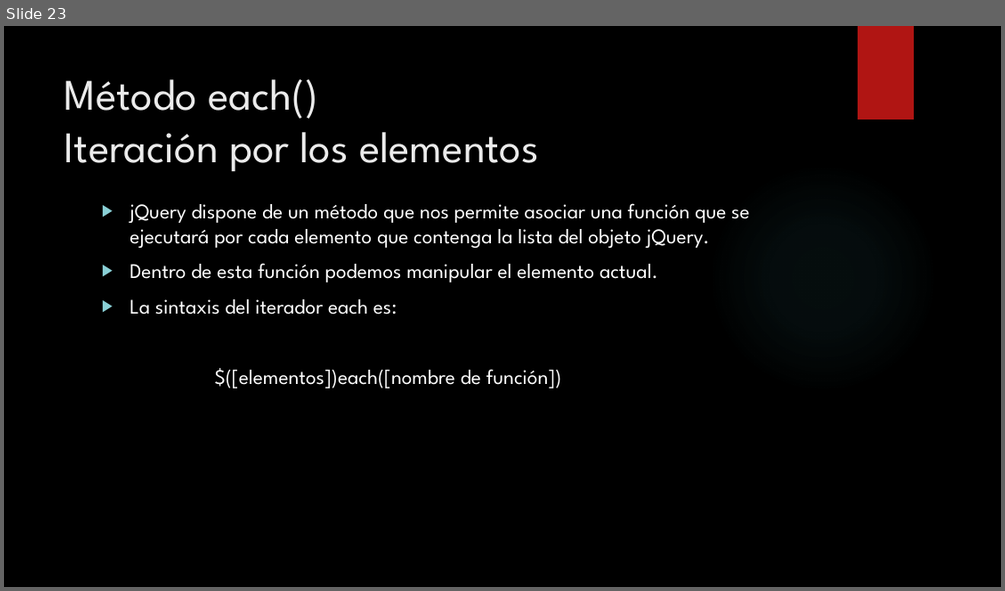
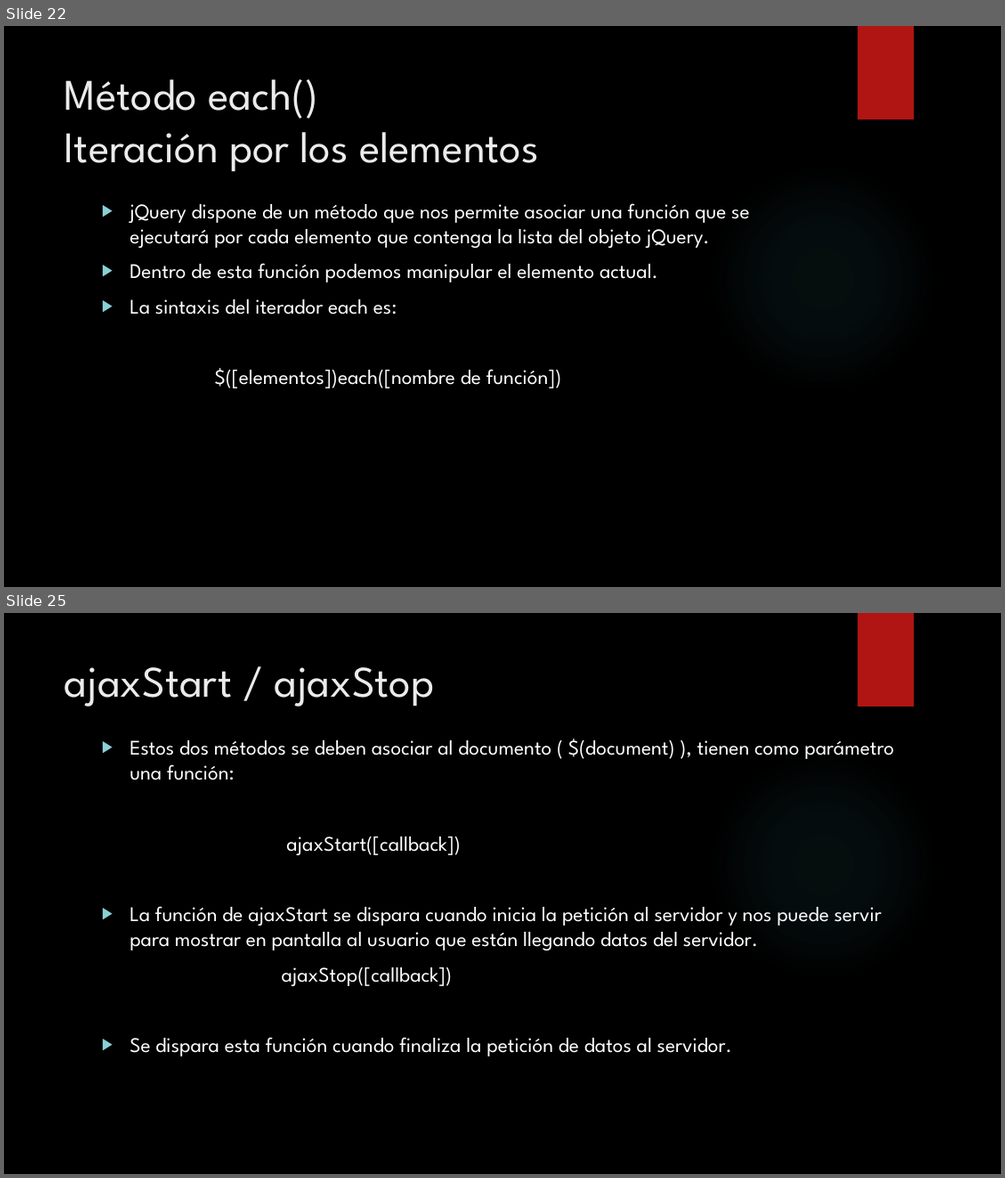
Before and after one commit to yamicamera/cursoJS, a slide deck: JQuery.pptx. Shown one above the other, each under a label of ours: slide 23 before the commit, slides 22 and 25 after it; the slides between them are not shown. The pictures are 1005x591 and 1005x1178 pixels, drawn with LibreOffice and Linux fonts; fonts in the diff are those of the drawing; background and template pictures are left out. Boxes give left, top, right and bottom in pixels: in the first picture for what was removed or moved away, otherwise in the second. Text is boxed around its words. In the diff, an @@ line names an element or a change of style, - is before the commit and + after.

```diff
--- a/JQuery.pptx
+++ b/JQuery.pptx
@@ slide 25 added at [4, 613, 1001, 1174], background picture (left out); not listed: 2 template elements that a slide beside it also shows @@
@@ title added at [65, 667, 434, 706], 42 pt, text #EBEBEB @@
+ajaxStart / ajaxStop
@@ text added at [129, 738, 894, 1056], 20 pt, text #FFFFFF @@
+▶ Estos dos métodos se deben asociar al documento ( $(document) ), tienen como parámetro una función:
+ajaxStart([callback])
+▶ La función de ajaxStart se dispara cuando inicia la petición al servidor y nos puede servir para mostrar en pantalla al usuario que están llegando datos del servidor.
+ajaxStop([callback])
+▶ Se dispara esta función cuando finaliza la petición de datos al servidor.
@@ what was slide 23 is now slide 22 @@
```
Also in this commit, not shown: 8 other slides added, 3 slides removed.
